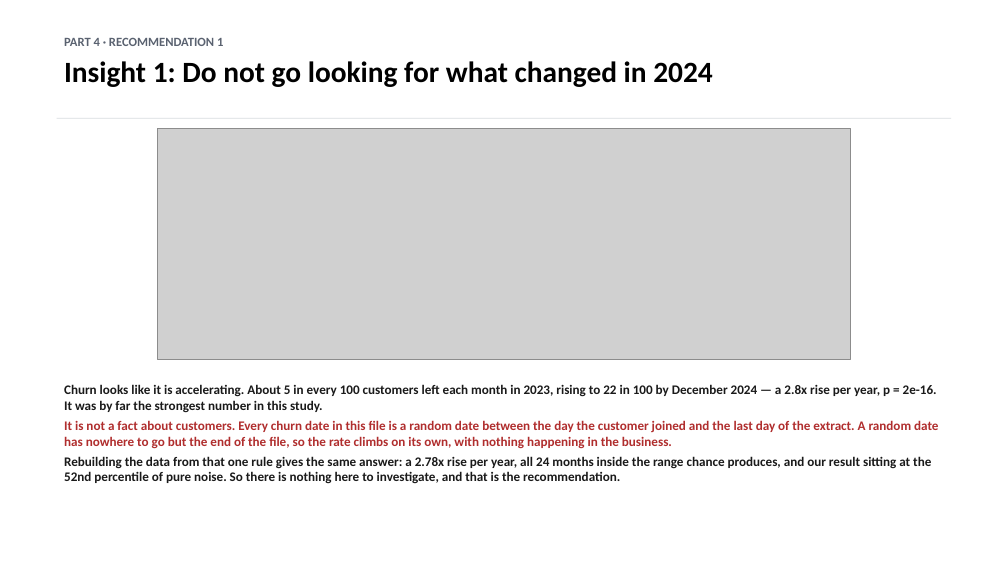
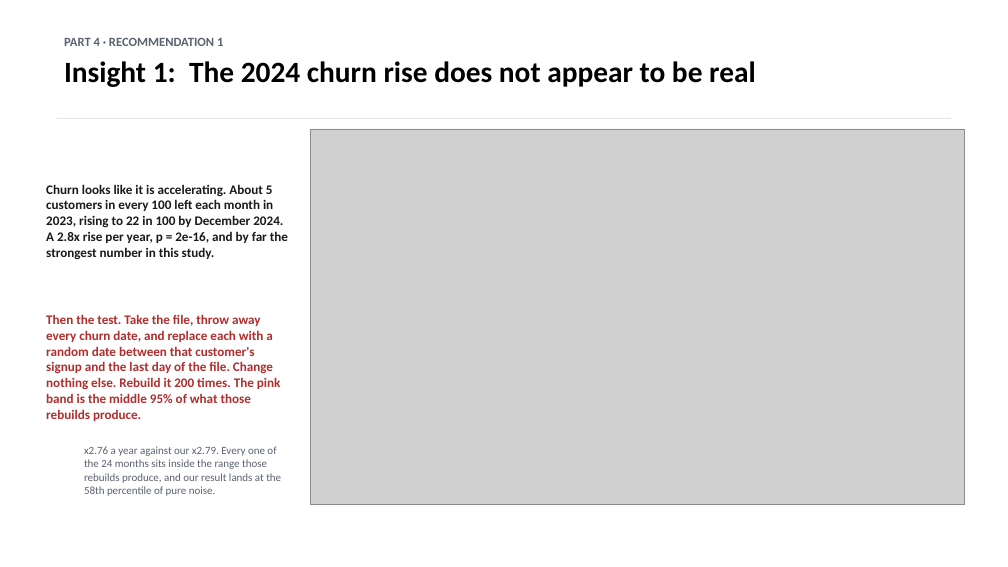
Before and after one commit to dmitriyratu/avepoint-churn-case-study, a slide deck: slide 16 of outputs/decks/AvePoint_Case_Study.pptx (slide 15 before the commit). Drawn at 1008x567 pixels with LibreOffice and Linux fonts; fonts in the diff are those of the drawing; grey boxes stand for pictures. Boxes give left, top, right and bottom in pixels: in the first picture for what was removed or moved away, otherwise in the second. Text is boxed around its words. In the diff, an @@ line names an element or a change of style, - is before the commit and + after.

Commit message:
Enhance presentation materials with new insights and visual updates
- Updated `build_new_slides.py` to include new recommendations on customer churn analysis, emphasizing the importance of calling at-risk customers and the ineffectiveness of ranking.
- Introduced new figures in `fig_breakeven_html.py`, `fig_tenure_null_html.py`, and `fig_what_to_do_html.py` to visually represent key findings and recommendations.
- Revised HTML outputs to improve clarity and presentation of data, ensuring alignment with the latest insights.
- Updated `AvePoint_Case_Study.pptx` to reflect these changes, enhancing the overall quality and effectiveness of the presentation.

These modifications aim to provide a more comprehensive understanding of customer retention strategies and improve the visual communication of findings.

```diff
--- a/outputs/decks/AvePoint_Case_Study.pptx
+++ b/outputs/decks/AvePoint_Case_Study.pptx
@@ text at <box>64,61,756,87</box>: text changed @@
-Insight 1: Do not go looking for what changed in 2024
+Insight 1: The 2024 churn rise does not appear to be real
@@ picture removed at <box>157,129,850,359</box> @@
@@ picture added at <box>310,129,964,504</box> @@
@@ text added at <box>46,184,288,496</box>, 12.5 pt, text #B02E2E, bold @@
+Churn looks like it is accelerating. About 5 customers in every 100 left each month in 2023, rising to 22 in 100 by December 2024. A 2.8x rise per year, p = 2e-16, and by far the strongest number in this study.
+Then the test. Take the file, throw away every churn date, and replace each with a random date between that customer's signup and the last day of the file. Change nothing else. Rebuild it 200 times. The pink band is the middle 95% of what those rebuilds produce.
+  x2.76 a year against our x2.79. Every one of the 24 months sits inside the range those rebuilds produce, and our result lands at the 58th percentile of pure noise.
@@ text removed at <box>64,384,938,483</box> @@
-Churn looks like it is accelerating. About 5 in every 100 customers left each month in 2023, rising to 22 in 100 by December 2024 — a 2.8x rise per year, p = 2e-16. It was by far the strongest number in this study.
-It is not a fact about customers. Every churn date in this file is a random date between the day the customer joined and the last day of the extract. A random date has nowhere to go but the end of the file, so the rate climbs on its own, with nothing happening in the business.
-Rebuilding the data from that one rule gives the same answer: a 2.78x rise per year, all 24 months inside the range chance produces, and our result sitting at the 52nd percentile of pure noise. So there is nothing here to investigate, and that is the recommendation.
```
Also in this commit, not shown: 4 other slides changed, 2 slides removed, 13 other files.
